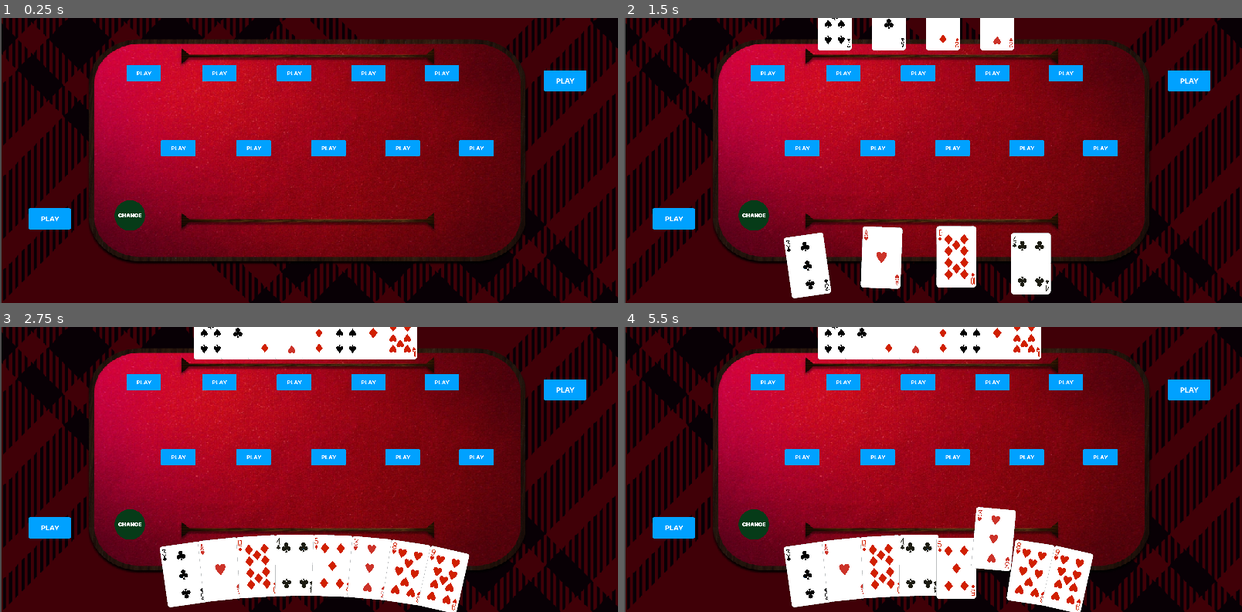
Above: before the commit, frames 1-4 (two rows, left to right).
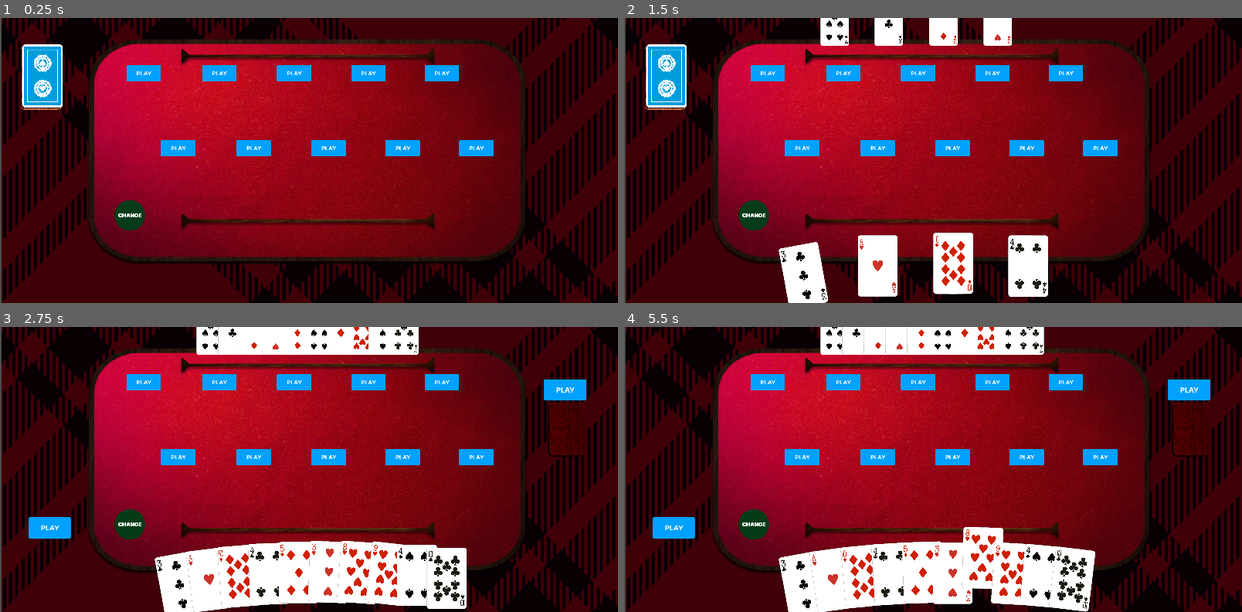
Above: after the commit, the same moments.

Repository: SizoDevelops/CardGame
Game: Godot game, scene res://main.tscn
Same seed, same stepped clock (60 frames per second), same inputs: the game is played once before the commit and once after it.
Inputs (mouse positions are in pixels of both pictures, inside the frame that each line leads up to):
- Up to frame 1 (0.25 s): no input
- Up to frame 2 (1.5 s): tap Enter at 0.5 s; drag from (766, 72) to (994, 72) at 0.52 s; drag from (809, 265) to (957, 257) at 1.27 s
- Up to frame 3 (2.75 s): move the mouse to (234, 569) at 2.02 s; click (234, 569) at 2.17 s
- Up to frame 4 (5.5 s): drag from (883, 566) to (1068, 580) at 2.77 s; drag from (920, 566) to (858, 332) at 3.52 s; drag from (957, 566) to (858, 332) at 4.27 s; move the mouse to (994, 569) at 5.02 s; click (994, 569) at 5.17 s

The runs differ from the first frame. In frame 1, 2.6% of the frame differs, in the area x 3-95%, y 9-75%; in frame 2, 6.5%; in frame 3, 6.9%; in frame 4, 7.7%, in the area x 25-95%, y 0-100%.

Commit message:
Added stealing rules and restrictions

Diff:
--- a/main.tscn
+++ b/main.tscn
@@ -6,6 +6,7 @@
 [ext_resource type="PackedScene" uid="uid://bw78j4fblf4y5" path="res://scenes/hand.tscn" id="5_14jiv"]
 [ext_resource type="PackedScene" uid="uid://v4uc7jp78lm0" path="res://scenes/table.tscn" id="5_drpjd"]
 [ext_resource type="PackedScene" uid="uid://crc6k7l63fg0l" path="res://scenes/enemy_hand.tscn" id="6_d2vf2"]
+[ext_resource type="Texture2D" uid="uid://bg1x1wqkb0hvs" path="res://other/deck.png" id="8_3pu6r"]
 [ext_resource type="PackedScene" uid="uid://803qs6qmb16j" path="res://scenes/change_turn.tscn" id="8_ohytd"]
 
 [node name="MAIN" type="Node2D"]
@@ -34,4 +35,11 @@
 
 [node name="Stores" type="Node" parent="Controller"]
 
+[node name="Deck" type="Sprite2D" parent="."]
+position = Vector2(62, 89)
+scale = Vector2(0.0884955, 0.0909969)
+texture = ExtResource("8_3pu6r")
+
+[connection signal="hand_empty" from="Controller/PlayerHand" to="." method="_on_player_hand_hand_empty"]
+[connection signal="hand_empty" from="Controller/EnemyHand" to="." method="_on_enemy_hand_hand_empty"]
 [connection signal="change_turn" from="Controller/ChangeTurn" to="." method="_on_change_turn_change_turn"]
--- a/scenes/card.tscn
+++ b/scenes/card.tscn
@@ -9,6 +9,8 @@
 
 [node name="Card" type="Area2D"]
 script = ExtResource("1_blw7g")
+cardsprite = ExtResource("2_7hjl8")
+focus_move_on_y = 20
 
 [node name="Sprite2D" type="Sprite2D" parent="."]
 position = Vector2(0, 1.37)
--- a/scenes/enemy_hand.tscn
+++ b/scenes/enemy_hand.tscn
@@ -11,7 +11,7 @@
 
 [node name="EnemyHand" groups=["players"] instance=ExtResource("1_4m5db")]
 script = ExtResource("1_xg6l7")
-card_scale = Vector2(0.6, 0.6)
+card_scale = Vector2(0.5, 0.5)
 
 [node name="Path2D" parent="." index="0"]
 position = Vector2(-179, -146)
@@ -20,7 +20,7 @@
 
 [node name="PathFollow2D" parent="Path2D" index="0"]
 position = Vector2(399.018, 327.603)
-rotation = 0.000469004
+rotation = 0.000466689
 
 [node name="DeckLocation" parent="." index="1"]
-position = Vector2(471, 15)
+position = Vector2(38, 90)
--- a/scenes/hand.tscn
+++ b/scenes/hand.tscn
@@ -4,7 +4,7 @@
 
 [sub_resource type="Curve2D" id="Curve2D_pd5j7"]
 _data = {
-"points": PackedVector2Array(-2.29479, 0.258068, 2.29479, -0.258068, 295.583, 305.605, -214.897, -53.6356, 214.897, 53.6356, 762, 324)
+"points": PackedVector2Array(-130.106, 18.8585, 130.106, -18.8585, 291.42, 307.244, -161.91, -19.8339, 161.91, 19.8339, 760.813, 305.605)
 }
 point_count = 2
 
@@ -12,17 +12,17 @@
 script = ExtResource("1_xdbo2")
 
 [node name="Path2D" type="Path2D" parent="."]
-position = Vector2(-9, -1)
+position = Vector2(-11, 12)
 scale = Vector2(0.960814, 1.22053)
 curve = SubResource("Curve2D_pd5j7")
 
 [node name="PathFollow2D" type="PathFollow2D" parent="Path2D"]
-position = Vector2(295.583, 305.605)
-rotation = -0.111982
+position = Vector2(291.42, 307.244)
+rotation = -0.143945
 
 [node name="DeckSpawner" type="Marker2D" parent="Path2D/PathFollow2D"]
 z_as_relative = false
 position = Vector2(0.922998, 0.480926)
 
 [node name="DeckLocation" type="Marker2D" parent="."]
-position = Vector2(473, 348)
+position = Vector2(41, 89)
--- a/scenes/player_store.tscn
+++ b/scenes/player_store.tscn
@@ -31,9 +31,8 @@
 [node name="StorePosition" type="Marker2D" parent="."]
 
 [node name="Stack" type="Sprite2D" parent="."]
-visible = false
 z_index = -40
-position = Vector2(-2, 1)
+position = Vector2(-1.005, 1.975)
 scale = Vector2(0.0775894, 0.0757576)
 texture = ExtResource("4_2ra86")
 
--- a/scenes/table_area.tscn
+++ b/scenes/table_area.tscn
@@ -53,9 +53,8 @@
 clip_text = true
 
 [node name="Stack" type="Sprite2D" parent="."]
-visible = false
 z_index = -40
-position = Vector2(-2, 0.999997)
+position = Vector2(-0.94, 1.985)
 scale = Vector2(0.0775894, 0.0757576)
 texture = ExtResource("3_tjlrw")
 
--- a/scripts/hand.gd
+++ b/scripts/hand.gd
@@ -10,6 +10,8 @@
 var selected_card = null
 var player_id = ""
 var player_pile = {"id": "", "cards": []}
+
+signal hand_empty
 
 func _ready():
 	# Create an instance of the RandomNumberGenerator
@@ -91,6 +93,7 @@
 
 	# Calculate ideal card width and hand width
 	if hand.size() == 0:
+		emit_signal("hand_empty")
 		return
 
 	card_width = hand[0].card_width()  # Assuming all cards have the same width
--- a/scripts/main.gd
+++ b/scripts/main.gd
@@ -3,8 +3,10 @@
 @onready var player = $Controller/PlayerHand
 @onready var enemy_hand = $Controller/EnemyHand
 @onready var deck = $Controller/Deck
+@onready var deck_stack = $Deck
 
 var table_areas = []
+
 var positions = [
 	Vector2(216,137),
 	Vector2(330, 137),
@@ -18,6 +20,7 @@
 	Vector2(607,250),
 	Vector2(718,250)
 ]
+
 var rand = RandomNumberGenerator.new()
 var area_ids = []
 var total = 0
@@ -43,7 +46,8 @@
 var player_hand
 var enemy
 var current_turn = 1
-
+var game_round = 1
+var captured = false
 # Called when the node enters the scene tree for the first time.
 func _ready():
 	players = [player.player_id, enemy_hand.player_id]
@@ -53,18 +57,25 @@
 		rand.randomize()
 		area_ids.append(generate_random_id(rand))
 	set_table_areas()
+
+	if game_round == 1 :
+		await get_tree().create_timer(.5).timeout
+		get_tree().call_group("players", "draw_cards", 2)
+		await get_tree().create_timer(.5).timeout
+		get_tree().call_group("players", "draw_cards", 2)
+		await get_tree().create_timer(.5).timeout
+		get_tree().call_group("players", "draw_cards", 2)
+		await get_tree().create_timer(.5).timeout
+		get_tree().call_group("players", "draw_cards", 2)
+		await get_tree().create_timer(.5).timeout
+		get_tree().call_group("players", "draw_cards", 2)
+
 	player_piles()
-	await get_tree().create_timer(.5).timeout
-	get_tree().call_group("players", "draw_cards", 2)
-	await get_tree().create_timer(.5).timeout
-	get_tree().call_group("players", "draw_cards", 2)
-	await get_tree().create_timer(.5).timeout
-	get_tree().call_group("players", "draw_cards", 2)
-	await get_tree().create_timer(.5).timeout
-	get_tree().call_group("players", "draw_cards", 2)
-	await get_tree().create_timer(.5).timeout
+
 	connect_hand(player.hand)
 	connect_hand(enemy_hand.hand)
+
+	deck_stack.visible = false
 	for card in enemy_hand.hand:
 		card.touchable = false
 
@@ -123,7 +134,13 @@
 
 
 func _process(_delta):
-
+	hide_show_table_areas()
+	is_stackable()
+	hide_show_player_stacks()
+	if captured == true:
+		change_turn()
+
+func hide_show_table_areas():
 	for pi in table_areas:
 		for stack in table_holder:
 			if stack_holder.size() > 0:
@@ -143,7 +160,7 @@
 			pi.stack.visible = false
 
 
-
+func hide_show_player_stacks():
 	for card in enemy.player_pile["cards"]:
 		if enemy.player_pile["cards"].find(card) != enemy.player_pile["cards"].size() - 1:
 			card.visible = false
@@ -163,7 +180,7 @@
 				pile["stack"].stack.visible = true
 
 func play_hand(id, node,slider, label):
-	show_slider(slider, id)
+
 	table_card_pos = node.get_global_position()
 
 	# Place card on table id theres only one card selected  and that card or a card of the same value is not on the table
@@ -172,7 +189,7 @@
 		#print(player_hand.player_pile["cards"])
 		stacks_to_capture.clear()
 		for card in sorted_stack(stack_holder):
-			add_card(card, id, slider.value)
+			add_card(card, id, slider.value, table_card_pos)
 
 # Place card if only one card selected and that card is onready on the table and you have the same value card on hand meaning stack
 	elif stack_holder.size() == 1 and has_stack() and can_steal(stack_holder[0], id) and hand_has_card() and is_position_occupied((table_card_pos)):
@@ -182,7 +199,7 @@
 		var store = []
 
 		for card in sorted_stack(stack_holder):
-			add_card(card, id, slider.value)
+			add_card(card, id, slider.value, table_card_pos)
 
 # Add all the same value cards to from the hand to a temp store
 		for cards in player_hand.hand:
@@ -193,19 +210,19 @@
 		auto_capture(store, id)
 
 # Prevents creating multiple identical stack
-	elif stack_holder.size() > 1  and hand_has_card() and !has_stack():
+	elif stack_holder.size() > 1  and hand_has_card() and !has_stack() and has_permission(table_card_pos):
 		slider.value = total
 		print("Called")
 		stacks_to_capture.clear()
 		for card in sorted_stack(stack_holder):
-			add_card(card, id, slider.value)
-
-	elif stack_holder.size() > 1 and hand_has_card() and has_stack() and is_position_occupied(table_card_pos):
+			add_card(card, id, slider.value, table_card_pos)
+
+	elif stack_holder.size() > 1 and hand_has_card() and has_stack() and is_position_occupied(table_card_pos) and has_permission(table_card_pos):
 		slider.value = total
 		stacks_to_capture.clear()
 		#print("Here")
 		for card in sorted_stack(stack_holder):
-			add_card(card, id, slider.value)
+			add_card(card, id, slider.value, table_card_pos)
 
 	else:
 		for card in player_hand.hand:
@@ -216,12 +233,9 @@
 		for card in enemy.player_pile["cards"]:
 			card.off_focus()
 
-	for card in table_holder:
-		if build_type(id, slider.value) == "augumented" and card["id"] == id:
-			for i in card["stack"]:
-				i.touchable = false
+
 	stack_holder.clear()
-
+	print(table_holder)
 	player_hand.selected_card = null
 
 # Check if theres a pile or stack of the same value
@@ -231,17 +245,24 @@
 			return true
 	return false
 
+
 #Check if player has build on the table
-
 func has_build():
 	for stack in table_holder:
 		if stack["owner"] == player_hand.player_id:
 			return true
 	return false
-func has_permission():
-	#TO add partner check
-# Check if it's own build
-	pass
+
+func has_permission(pos):
+	for card in stack_holder:
+		if card in enemy.player_pile["cards"] and is_position_occupied(pos):
+			return true
+
+		if card in enemy.player_pile["cards"] and !is_position_occupied(pos):
+			return false
+		if card not in enemy.player_pile["cards"]:
+			return true
+	return false
 
 func card_in_pile(card):
 	if card in enemy.player_pile["cards"]:
@@ -249,7 +270,7 @@
 	return false
 
 func auto_capture(store, id):
-	if store.size()>0:
+	if store.size()>0 || !has_build():
 		for sta in table_holder:
 			if sta["owner"] == enemy.player_id and sta["id"] == id:
 
@@ -263,6 +284,8 @@
 				stacks_to_capture.append(sta)
 
 		move_to_pile(player_hand.player_id, find_object_by_id(player_hand.player_id)["pos"])
+		captured = true
+
 
 func can_steal(card, stack_id):
 	for stack in table_holder:
@@ -291,7 +314,7 @@
 
 
 # Add and move card to the table
-func add_card(card, id, value):
+func add_card(card, id, value, pos):
 #Move a card that's onlready on the table
 	for stack in table_holder:
 		if card in stack["stack"]:
@@ -304,19 +327,22 @@
 			if not card in stack["stack"]:
 # This now a pile meaning more than one card on top of another
 				stack["stack"].append(card)
-				stack["last_played"] = Time.get_unix_time_from_system()
+				stack["pos"] = pos
 				if stack["owner"] == "":
 					stack["owner"] = player_hand.player_id
-
+			if augument_builds(stack) == "augumented":
+				stack["build"] = "augumented"
 			found_stack = true
 			break
 
 	if not found_stack:
-		table_holder.append({"stack": [card], "id": id, "value": value, "owner": "", "last_played": float()})
+		table_holder.append({"stack": [card], "id": id, "value": value, "owner": "", "pos": pos, "build": "single"})
 
 	# Remove any empty stacks
 
 	table_holder = table_holder.filter(full)
+
+
 
 	for stacks in table_holder:
 		for cards in stacks["stack"]:
@@ -350,20 +376,24 @@
 		for cards in player_hand.hand:
 			cards.touchable = false
 
+
+
 	if enemy.player_pile["cards"].size()> 0 and card in enemy.player_pile["cards"]:
 		enemy.player_pile["cards"].erase(card)
 # Re-place the card on the hand
 	player_hand.place_cards()
-	print(enemy.player_pile["cards"])
+
 
 #Triggered when you click on the captured piles
 func _on_player_store_id_set(id, node):
 	store_position  = node.get_global_position()
+	hide_show_player_stacks()
 	move_to_pile(id, store_position)
-
-	if enemy.player_pile["cards"].size() > 0 and id != player_hand.player_id:
-		enemy.player_pile["cards"][enemy.player_pile["cards"].size() - 1].touchable = true
-		enemy.player_pile["cards"][enemy.player_pile["cards"].size() - 1].select_card()
+	captured = true
+	#if enemy.player_pile["cards"].size() > 0 and id != player_hand.player_id:
+		#enemy.player_pile["cards"][enemy.player_pile["cards"].size() - 1].touchable = true
+		#enemy.player_pile["cards"][enemy.player_pile["cards"].size() - 1].select_card()
+
 
 
 func move_to_pile(id, store):
@@ -383,28 +413,41 @@
 
 		stacks_to_capture.clear()
 
+	for cards in enemy.player_pile["cards"]:
+		cards.touchable = false
+
+func is_stackable():
+	for builds in table_holder:
+		if builds["stack"].size() > 1 and builds["owner"] == player_hand.player_id:
+			for card in builds["stack"]:
+				card.touchable = false
+		elif builds["build"] == "augumented":
+			for card in builds["stack"]:
+				card.touchable = false
+		else:
+			for card in builds["stack"]:
+				card.touchable = true
+
+
 
 
 #Builds
-func build_type(id, value):
-	var type = "single"
+func augument_builds(cards):
 	var acc = 0
 	var tot = 0
 
-	for cards in table_holder:
-		if cards["id"] == id:
-			for card in cards["stack"]:
-				tot += card.cardvalue
-				if tot == value:
-					acc += 1
-					tot = 0
-					continue
+	for card in cards["stack"]:
+		tot += card.cardvalue
+		if tot == cards["value"]:
+			acc += 1
+			tot = 0
+
+
 	if acc < 2 :
-		type = "single"
+		return "single"
 	else:
-		type = "augumented"
-
-	return type
+		return "augumented"
+
 
 
 #Check if position in table is occupied
@@ -501,3 +544,31 @@
 			card.touchable = true
 
 		current_turn = 2
+
+	captured = false
+
+#AI Logic
+
+
+
+func _on_enemy_hand_hand_empty():
+	deck_stack.visible = true
+	player_hand = player
+	enemy = enemy_hand
+	if game_round == 2:
+		await get_tree().create_timer(.5).timeout
+		get_tree().call_group("players", "draw_cards", 2)
+		await get_tree().create_timer(.5).timeout
+		get_tree().call_group("players", "draw_cards", 2)
+		await get_tree().create_timer(.5).timeout
+		get_tree().call_group("players", "draw_cards", 2)
+		await get_tree().create_timer(.5).timeout
+		get_tree().call_group("players", "draw_cards", 2)
+		await get_tree().create_timer(.5).timeout
+		get_tree().call_group("players", "draw_cards", 2)
+	deck_stack.visible = false
+	for card in enemy_hand.hand:
+		card.touchable = false
+
+func _on_player_hand_hand_empty():
+	game_round = 2
Not shown: 1 places in main.tscn that only renumber resources
Binary file added: other/deck.png
Not shown, added: other/deck.png.import
Binary file changed: other/stack.png
